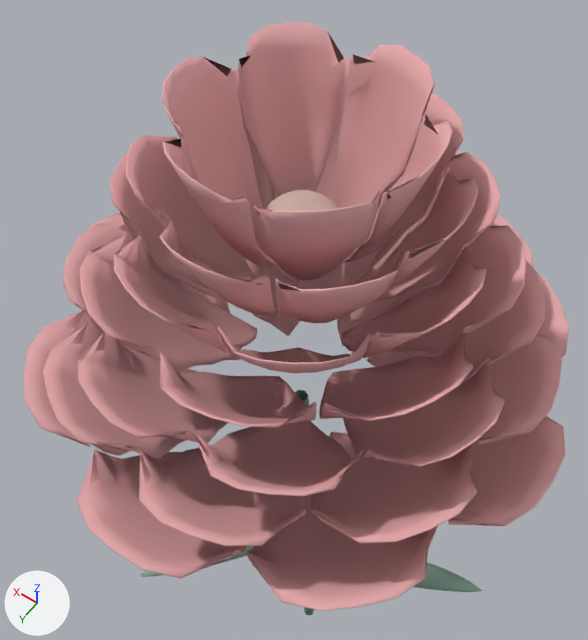
The glTF model www/models/flowers/carnation-legendary-v2.glb as it was, and as the next commit left it.
One viewpoint serves both versions: a 50 mm lens placed at (-0.54, 0.85, 3.02), pointed at (0.23, -0.22, 1.33). Arrows for +X, +Y and +Z are at lower left; the lights stay in place. The older version comes first. Vertices at exactly the same position are counted once.

Before the edit, the objects in view are built like this:
```python
me_carnation_legendary_v2_center = bpy.data.meshes.new('carnation-legendary-v2-center')
me_carnation_legendary_v2_center.from_pydata(...)  # 144 vertices, 256 faces; spans x -0.02..0.13, y -0.084..0.066, z 1.907..2.012
me_carnation_legendary_v2_center.materials.append(mat_carnation_center_004)
me_carnation_legendary_v2_leaf = bpy.data.meshes.new('carnation-legendary-v2-leaf')
me_carnation_legendary_v2_leaf.from_pydata(...)  # 630 vertices, 1248 faces; spans x -0.493..0.475, y -0.234..0.428, z 0.219..0.855
me_carnation_legendary_v2_leaf.materials.append(mat_carnation_leaf_004)
me_carnation_legendary_v2_petal = bpy.data.meshes.new('carnation-legendary-v2-petal')
me_carnation_legendary_v2_petal.from_pydata(...)  # 9282 vertices, 18360 faces; spans x -0.526..0.636, y -0.59..0.572, z 1.389..2.221
me_carnation_legendary_v2_petal.materials.append(mat_carnation_petal_004)
ob_carnation_legendary_v2_center = bpy.data.objects.new('carnation-legendary-v2-center', me_carnation_legendary_v2_center)
ob_carnation_legendary_v2_center.location = (0.0, 0.0, 0.0)
ob_carnation_legendary_v2_leaf = bpy.data.objects.new('carnation-legendary-v2-leaf', me_carnation_legendary_v2_leaf)
ob_carnation_legendary_v2_leaf.location = (0.0, 0.0, 0.0)
ob_carnation_legendary_v2_petal = bpy.data.objects.new('carnation-legendary-v2-petal', me_carnation_legendary_v2_petal)
ob_carnation_legendary_v2_petal.location = (0.0, 0.0, 0.0)
```
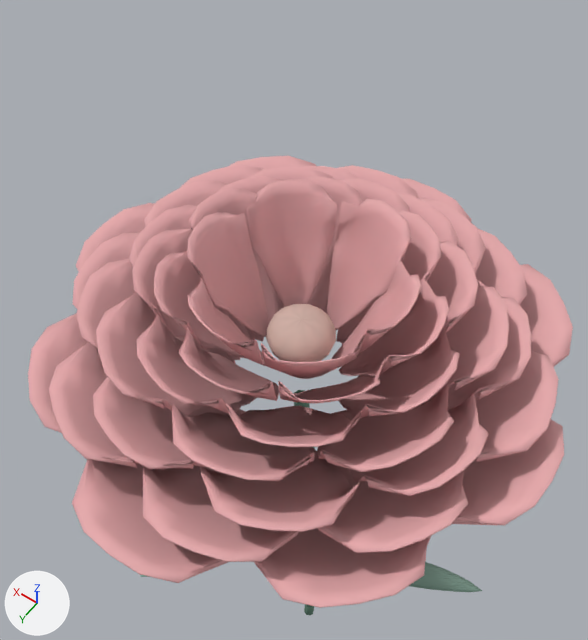
Location of each change, [x1, y1, x2, y2] in pixels of the pictures (588 x 640 px):
'carnation-legendary-v2-petal', reshaped (23% shorter)
    before: [24, 23, 569, 611]
    after: [28, 156, 573, 608]
'carnation-legendary-v2-center', moved
    before: [267, 190, 338, 211]
    after: [266, 304, 336, 362]

What changed in the scene script:
```text
Change me_carnation_legendary_v2_center:
    used by ob_carnation_legendary_v2_center; location = (0.0, 0.0, 0.0)
    remove me_carnation_legendary_v2_center.from_pydata(...)  # 144 vertices, 256 faces; spans x -0.02..0.13, y -0.084..0.066, z 1.907..2.012
    add me_carnation_legendary_v2_center.from_pydata(...)  # 144 vertices, 256 faces; spans x -0.02..0.13, y -0.084..0.066, z 1.578..1.683
    me_carnation_legendary_v2_center part 1: the whole mesh is moved by (0.0, 0.0, -0.329)
Change me_carnation_legendary_v2_petal:
    used by ob_carnation_legendary_v2_petal; location = (0.0, 0.0, 0.0)
    remove me_carnation_legendary_v2_petal.from_pydata(...)  # 9282 vertices, 18360 faces; spans x -0.526..0.636, y -0.59..0.572, z 1.389..2.221
    add me_carnation_legendary_v2_petal.from_pydata(...)  # 9282 vertices, 18360 faces; spans x -0.524..0.636, y -0.58..0.582, z 1.389..1.861
    me_carnation_legendary_v2_petal part 2: 9156 of 9282 vertices moved; they spanned x -0.526..0.603, y -0.59..0.572, z 1.398..2.221 and now span x -0.524..0.603, y -0.58..0.582, z 1.404..1.861; mean shift (0.0, 0.0, -0.146); largest move (0.083, -0.2, 2.171) -> (0.084, -0.204, 1.81)
```
